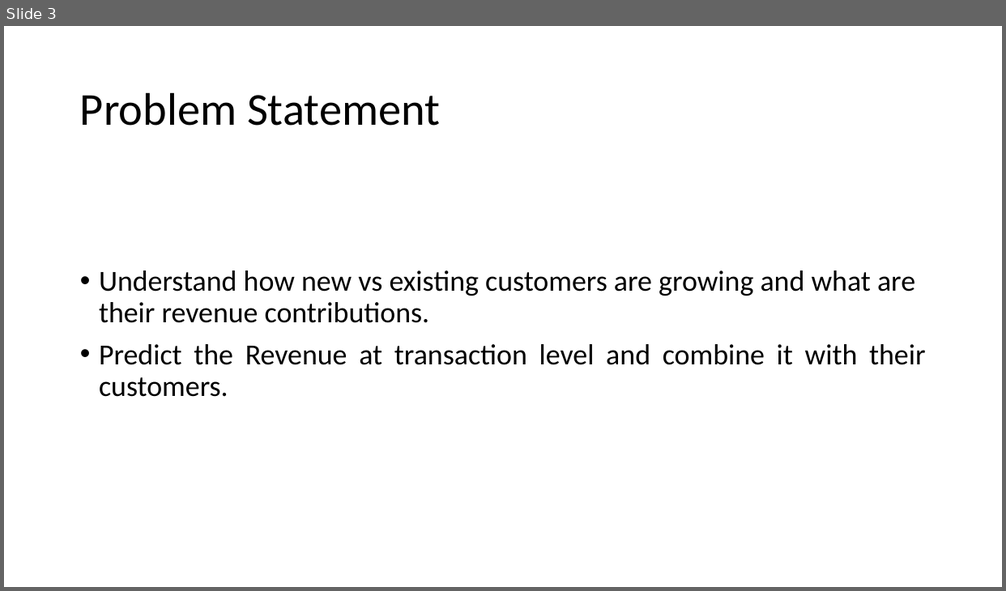
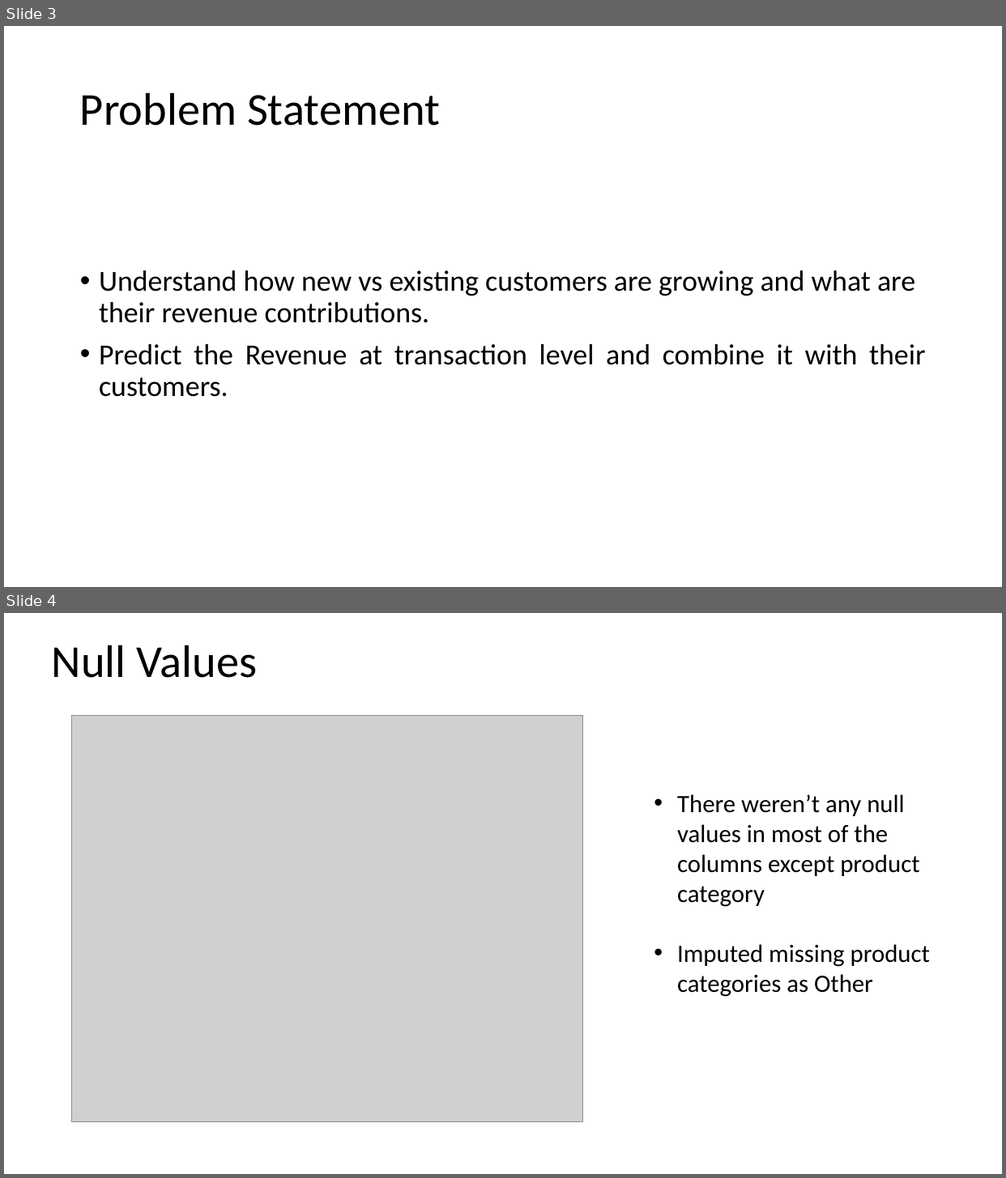
Before and after one commit to saigurram/Customer-Lifetime-Value-Prediction, a slide deck: Customer_Lifetimevalue_Prediction.pptx. Shown one above the other, each under a label of ours: slide 3 before the commit, slides 3 and 4 after it. The pictures are 1006x591 and 1006x1178 pixels, drawn with LibreOffice and Linux fonts; fonts in the diff are those of the drawing; grey boxes stand for pictures. Boxes give left, top, right and bottom in pixels: in the first picture for what was removed or moved away, otherwise in the second. Text is boxed around its words. In the diff, an @@ line names an element or a change of style, - is before the commit and + after.

```diff
--- a/Customer_Lifetimevalue_Prediction.pptx
+++ b/Customer_Lifetimevalue_Prediction.pptx
@@ slide 4 added at [4, 613, 1002, 1174], background #FFFFFF @@
@@ text added at [52, 645, 257, 678], 44 pt, text #000000 @@
+Null Values
@@ picture added at [71, 716, 582, 1122] @@
@@ text added at [677, 794, 930, 997], 24 pt, text #000000 @@
+• There weren’t any null values in most of the columns except product category
+• Imputed missing product categories as Other
```
Also in this commit, not shown: 3 slides changed, 1 other slide added.
